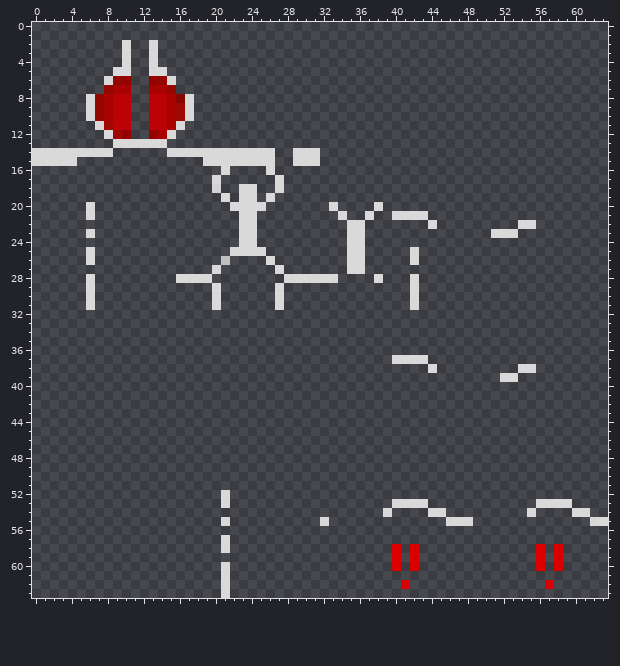
Pixel-art sprite, stored at src/main/resources/assets/kamenridercraft/textures/armor/faiz_axel_glowmask.png. The picture above is the old version.
The file is 64x64 pixels. Colours within 5 levels of each other are drawn and written as one.
The result:
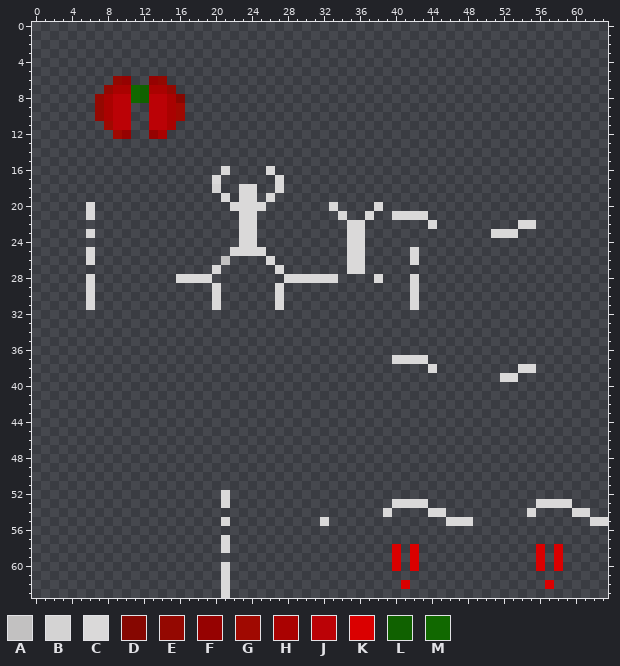
Palette (. is transparent): A #c2c1c1  B #d4d3d3  C #dad9d9  D #860701  E #940801  F #960201  G #a00901  H #aa0201  J #bb0206  K #da0000  L #106100  M #116800
The exact change:
y 2..4: x 10 C -> .; x 13 C -> .
y 5: x 9..10 CC -> ..; x 13..14 CC -> ..
y 6: x 8 C -> .; x 15 C -> .
y 7: x 11..12 .. -> ML
y 8: x 6 C -> .; x 11..12 .. -> ML; x 17 C -> .
y 9..10: x 6 C -> .; x 17 C -> .
y 11: x 7 C -> .; x 16 C -> .
y 12: x 8 C -> .; x 15 C -> .
y 13: x 9..14 CCCCCC -> ......
y 14: x 0..8 CCCCCCCCC -> .........; x 15..26 CCCCCCCCCCCC -> ............; x 29..31 CCC -> ...
y 15: x 0..4 CCCCC -> .....; x 19..26 CCCCCCCC -> ........; x 29..31 CCC -> ...
Pixel boxes of the changes (left, top, right, bottom) in both pictures:
changed: (32, 40, 320, 166)
